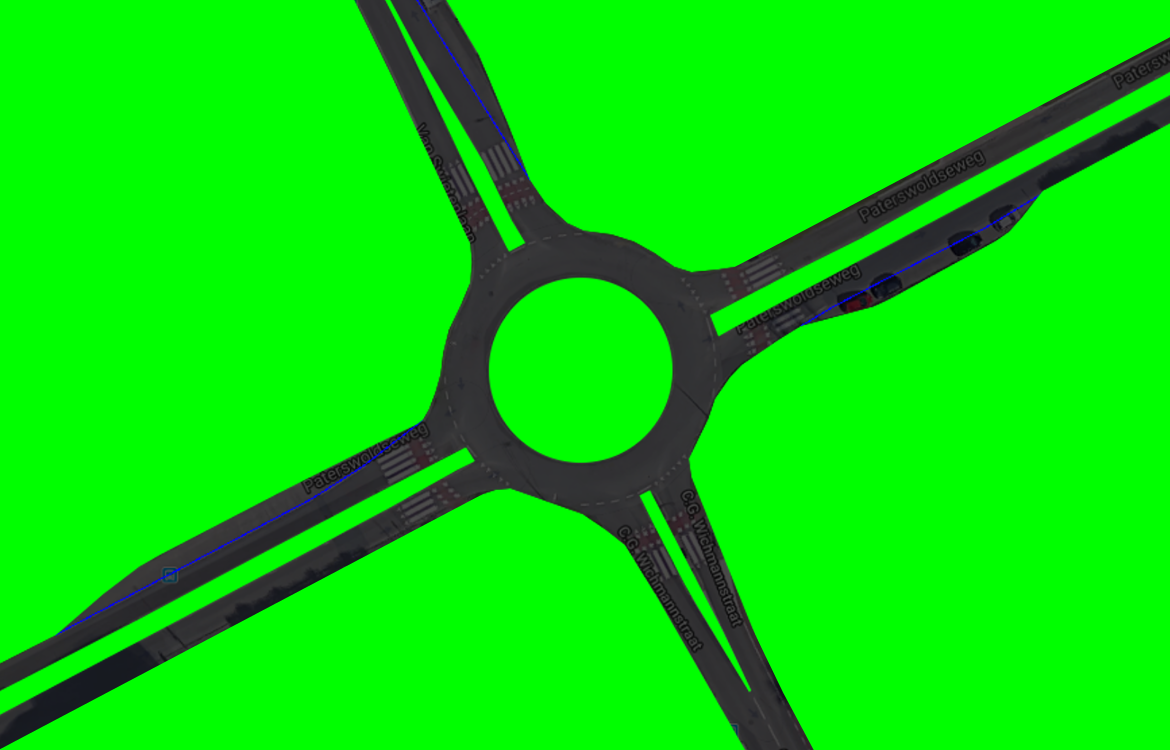
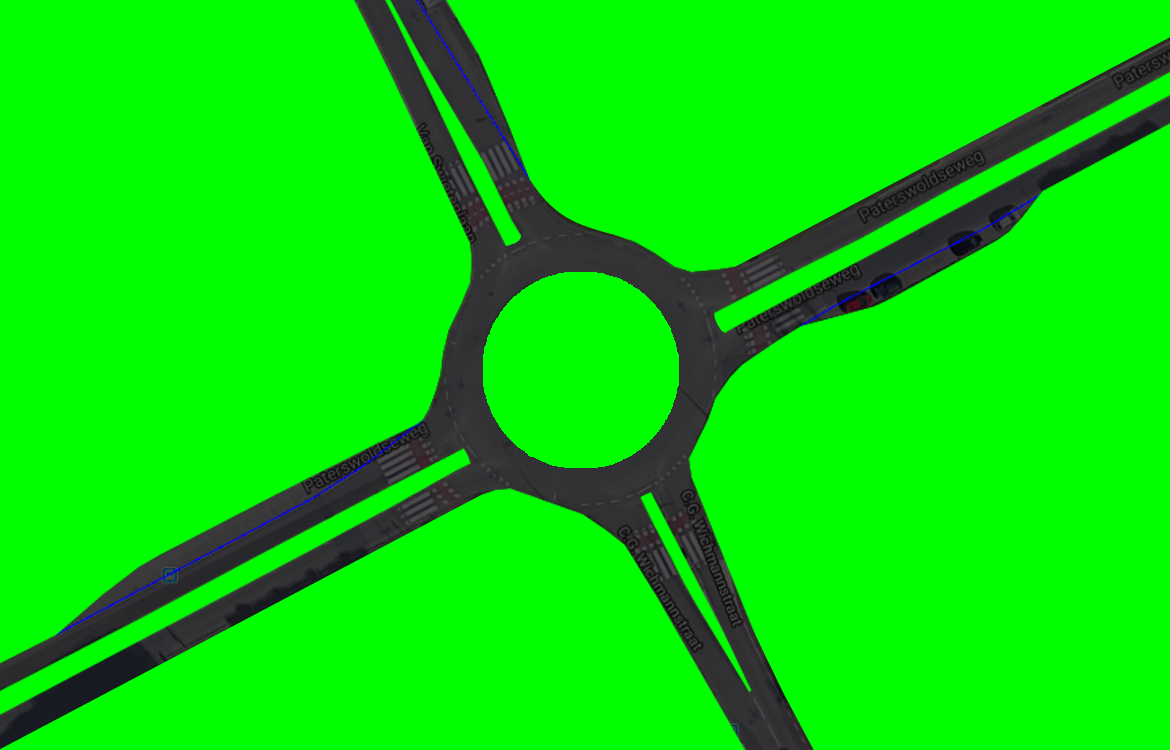
Layered file, before and after one edit (w=1170, h=750). Changes by layer:
painted on "map" over [463, 180, 726, 498]
